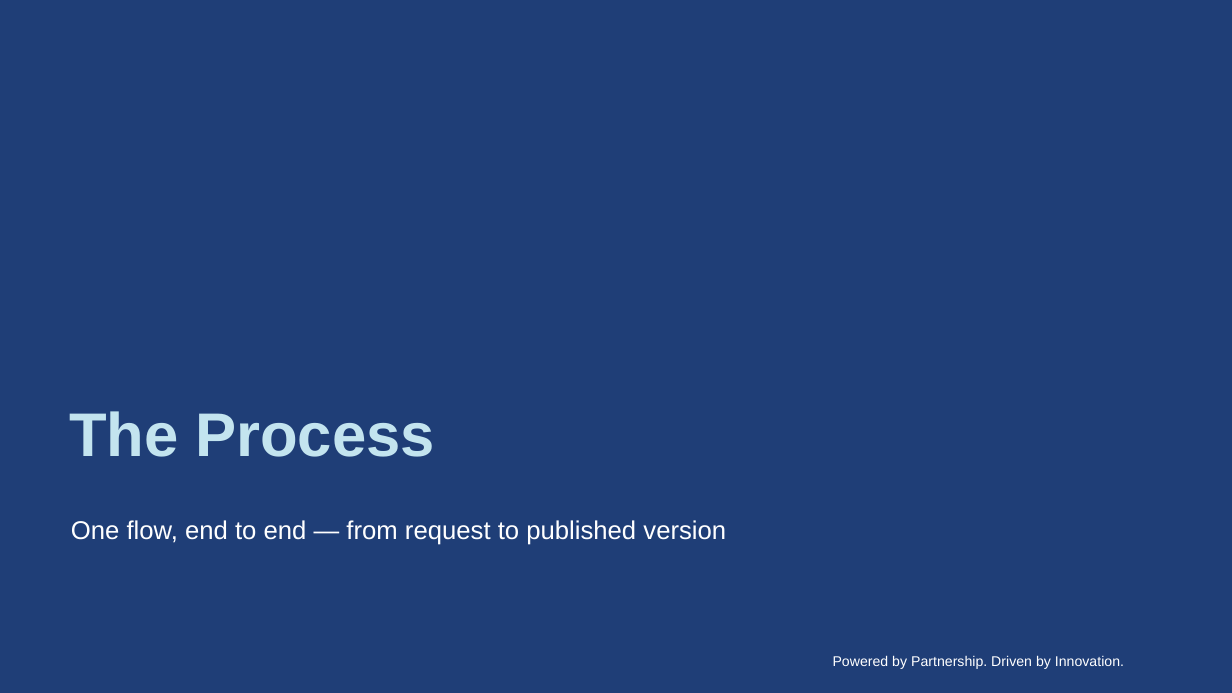
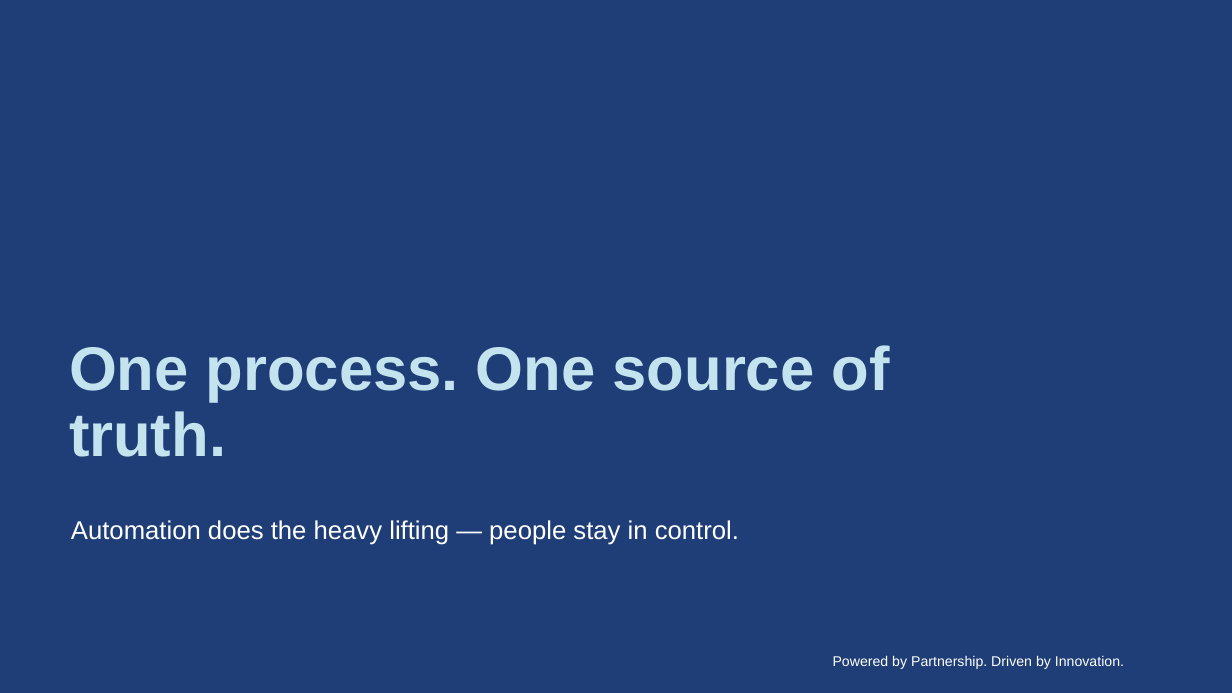
Before and after one commit to Biomar-digital/copmapny-timeline, a slide deck: slide 7 of BioMar_Policy_Library_2026.pptx (slide 4 before the commit). Drawn at 1232x693 pixels with LibreOffice and Linux fonts; fonts in the diff are those of the drawing; background and template pictures are left out. Boxes give left, top, right and bottom in pixels: in the first picture for what was removed or moved away, otherwise in the second. Text is boxed around its words. In the diff, an @@ line names an element or a change of style, - is before the commit and + after.

```diff
--- a/BioMar_Policy_Library_2026.pptx
+++ b/BioMar_Policy_Library_2026.pptx
@@ title at bbox=[69, 345, 890, 457]: text changed @@
-The Process
+One process. One source of truth.
@@ text at bbox=[71, 520, 739, 545]: text changed @@
-One flow, end to end — from request to published version
+Automation does the heavy lifting — people stay in control.
```
Also in this commit, not shown: 5 other slides changed, 1 slide added, 6 slides removed.
